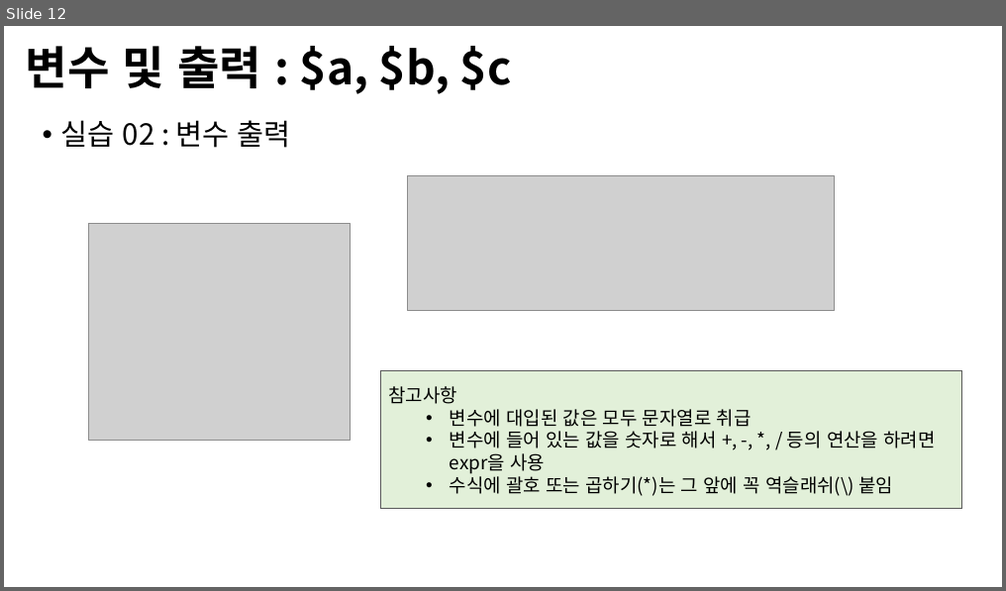
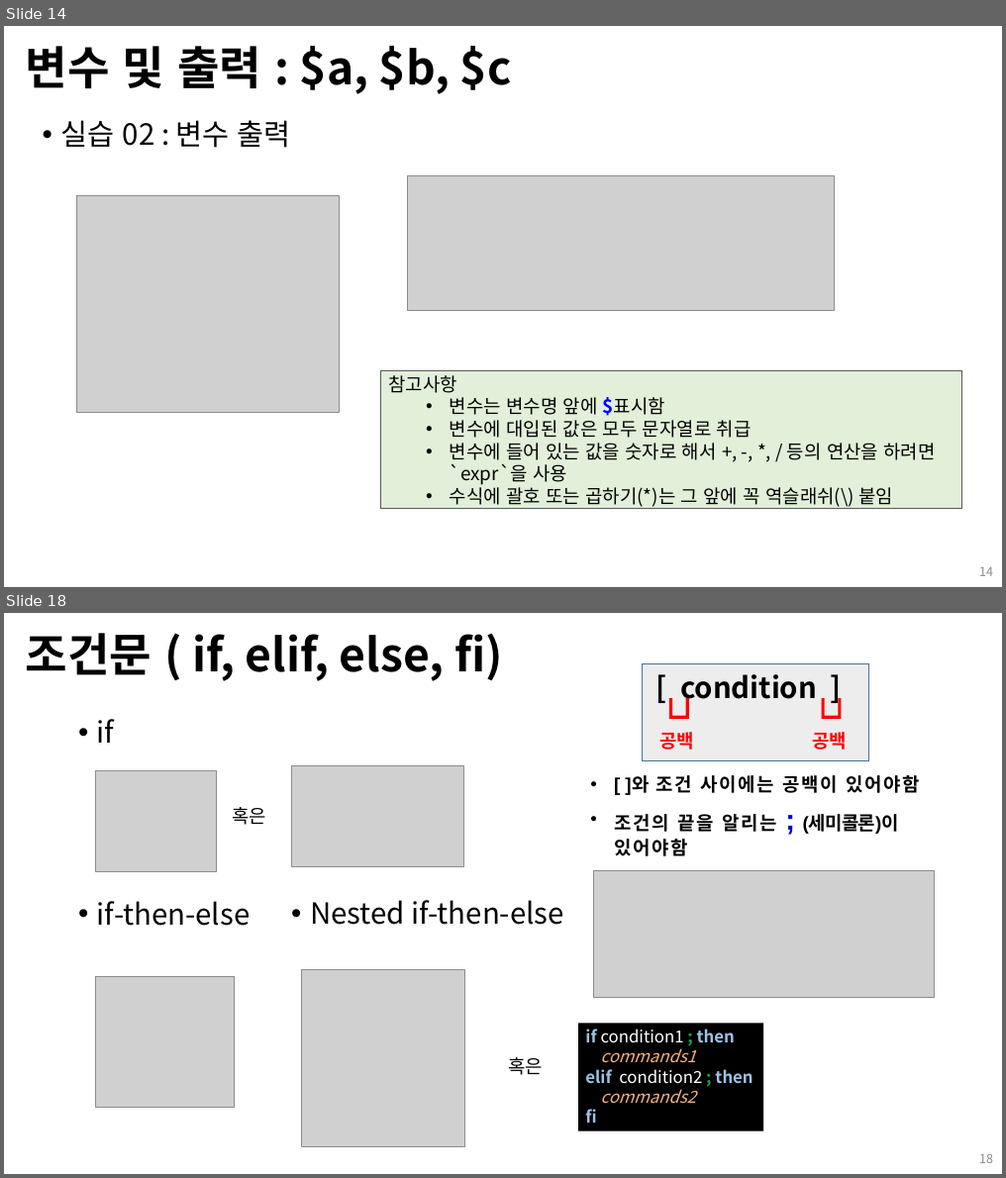
Before and after one commit to Open-Source-Programming/OpenSource-Lec, a slide deck: 03-shell_script_1.pptx. Shown one above the other, each under a label of ours: slide 12 before the commit, slides 14 and 18 after it; the slides between them are not shown. The pictures are 1006x591 and 1006x1178 pixels, drawn with LibreOffice and Linux fonts; fonts in the diff are those of the drawing; grey boxes stand for pictures; background and template pictures are left out. Boxes give left, top, right and bottom in pixels: in the first picture for what was removed or moved away, otherwise in the second. Text is boxed around its words. In the diff, an @@ line names an element or a change of style, - is before the commit and + after.

```diff
--- a/03-shell_script_1.pptx
+++ b/03-shell_script_1.pptx
@@ slide 18 added at <box>4,613,1002,1174</box>, background #FFFFFF @@
@@ title added at <box>26,633,503,681</box>, 44 pt, text #000000, bold @@
+조건문 ( if, elif, else, fi)
@@ text added at <box>97,719,250,926</box>, 28 pt, text #000000 @@
+• if
+• if-then-else
@@ group added at <box>642,663,868,761</box>: 3 texts, 2 freeform shapes, 1 rectangle @@
+[ condition ]
+공백
+공백
@@ picture added at <box>96,771,216,872</box> @@
@@ picture added at <box>292,765,464,866</box> @@
@@ text added at <box>614,775,919,857</box>, 18 pt, text #000000, bold @@
+• [ ]와 조건 사이에는 공백이 있어야함
+• 조건의 끝을 알리는 ; (세미콜론)이 있어야함
@@ text added at <box>232,807,266,825</box>, 18 pt, text #000000 @@
+혹은
@@ picture added at <box>594,870,935,998</box> @@
@@ text added at <box>310,900,563,925</box>, 28 pt, text #000000 @@
+• Nested if-then-else
@@ picture added at <box>96,977,235,1107</box> @@
@@ picture added at <box>301,970,465,1147</box> @@
@@ rectangle added at <box>578,1023,763,1132</box>, fill #000000, 16 pt, text #FFFFFF @@
+if condition1 ; then
+commands1
+elif condition2 ; then
+commands2
+fi
@@ text added at <box>508,1058,543,1075</box>, 18 pt, text #000000 @@
+혹은
@@ page number added at <box>979,1155,993,1163</box>, 12 pt, text #8C8C8C @@
+18
@@ what was slide 12 is now slide 14 @@
@@ slide 14 changed as well @@
@@ picture: place and size @@
-picture at <box>88,224,350,440</box>
+picture at <box>77,196,340,412</box>
@@ text in rectangle at <box>450,397,665,416</box>: paragraph added @@
+  • 변수는 변수명 앞에 $표시함
@@ text in rectangle at <box>450,443,935,485</box>: text changed @@
-  • 변수에 들어 있는 값을 숫자로 해서 +, -, *, / 등의 연산을 하려면 expr을 사용
+  • 변수에 들어 있는 값을 숫자로 해서 +, -, *, / 등의 연산을 하려면 `expr`을 사용
@@ page number added at <box>979,568,993,576</box>, 12 pt, text #8C8C8C @@
+14
```
Also in this commit, not shown: 11 other slides changed, 19 other slides added, 9 other files.
